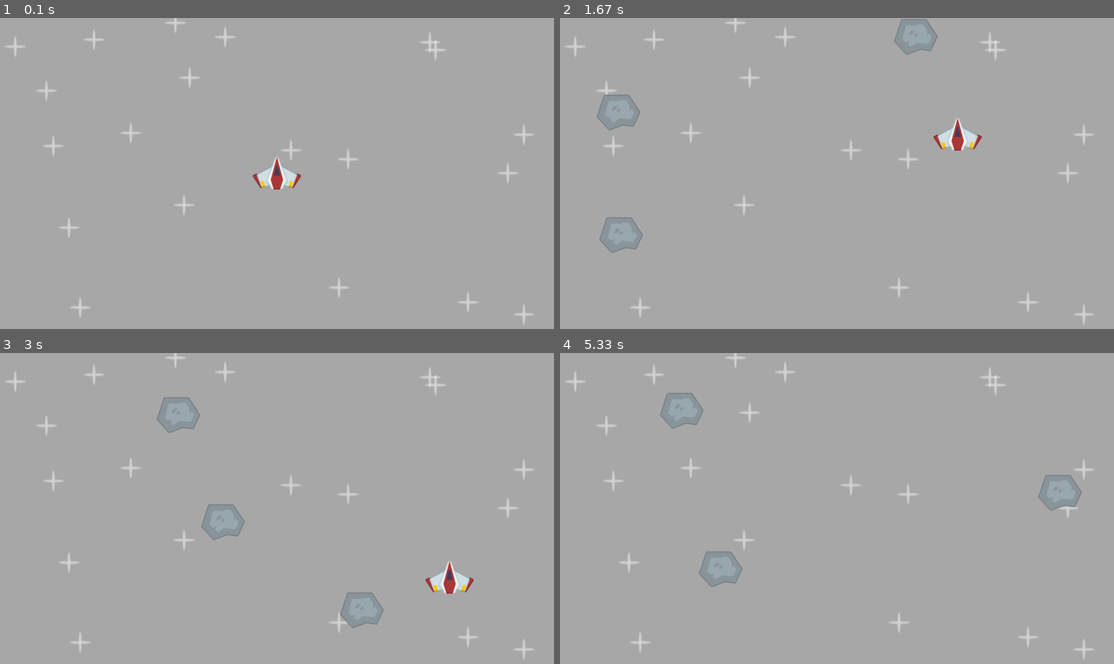
Above: before the commit, frames 1-4 (two rows, left to right).
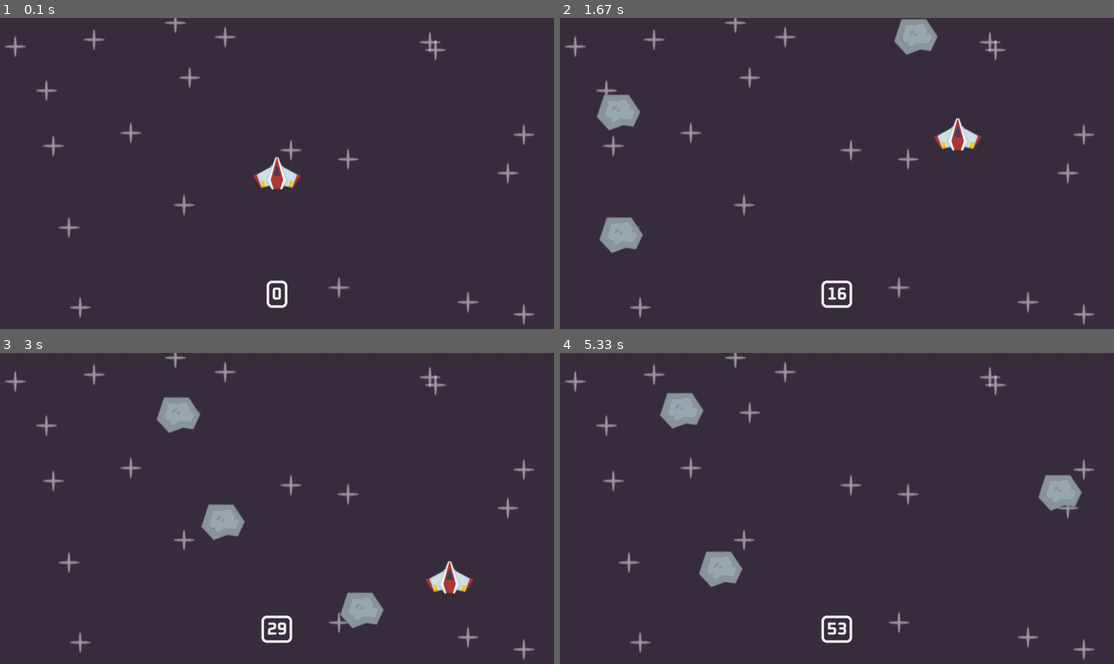
Above: after the commit, the same moments.

Repository: LubCore12/Space-Shooter-Pygame
Game: pygame game, started from code/main.py
Same seed, same stepped clock (60 frames per second), same inputs: the game is played once before the commit and once after it.
Inputs:
- Up to frame 1 (0.1 s): no input
- Up to frame 2 (1.67 s): hold D 0.33-0.8 s; hold W 0.83-1.13 s; hold D 1.17-1.63 s
- Up to frame 3 (3 s): hold S 1.67-2.2 s; hold S 2.23-2.53 s; hold D 2.57-2.97 s
- Up to frame 4 (5.33 s): hold W 3-3.37 s; hold D 3.4-4.03 s; hold S 4.07-4.43 s; hold D from 4.97 s (still down)

The runs differ from the first frame. In frame 1, 100% of the frame differs, in the area x 0-100%, y 0-100%; in frame 2, 98%; in frame 3, 98%; in frame 4, 98%.

Commit message:
Better visual and counter added

Diff:
--- a/code/main.py
+++ b/code/main.py
@@ -85,6 +85,18 @@
         self.meteor_timer()
 
 
+def display_score():
+    game_time = pygame.time.get_ticks() // 100
+    text_surf = font.render(f'{game_time}', True, (240, 240, 240))
+    text_rect = text_surf.get_frect(midbottom = (WINDOW_WIDTH / 2, WINDOW_HEIGHT - 50))
+
+    pygame.draw.rect(display_surface, (240, 240, 240),
+                     text_rect.inflate(25, 13).move(0, -5),
+                     6, 12)
+
+    display_surface.blit(text_surf, text_rect)
+
+
 pygame.init()
 
 WINDOW_WIDTH, WINDOW_HEIGHT = 1280, 720
@@ -94,6 +106,8 @@
 
 running = True
 clock = pygame.time.Clock()
+font = pygame.font.Font('../font/Oxanium-Bold.ttf', 40)
+
 
 surf = pygame.Surface((100, 200))
 
@@ -129,8 +143,9 @@
     if pygame.sprite.spritecollide(player, meteor_sprites, False):
         running = False
 
-    display_surface.fill('darkgray')
+    display_surface.fill('#3a2e3f')
     all_sprites.draw(display_surface)
+    display_score()
 
     pygame.display.update()
 
Renamed: images/Oxanium-Bold.ttf -> font/Oxanium-Bold.ttf
